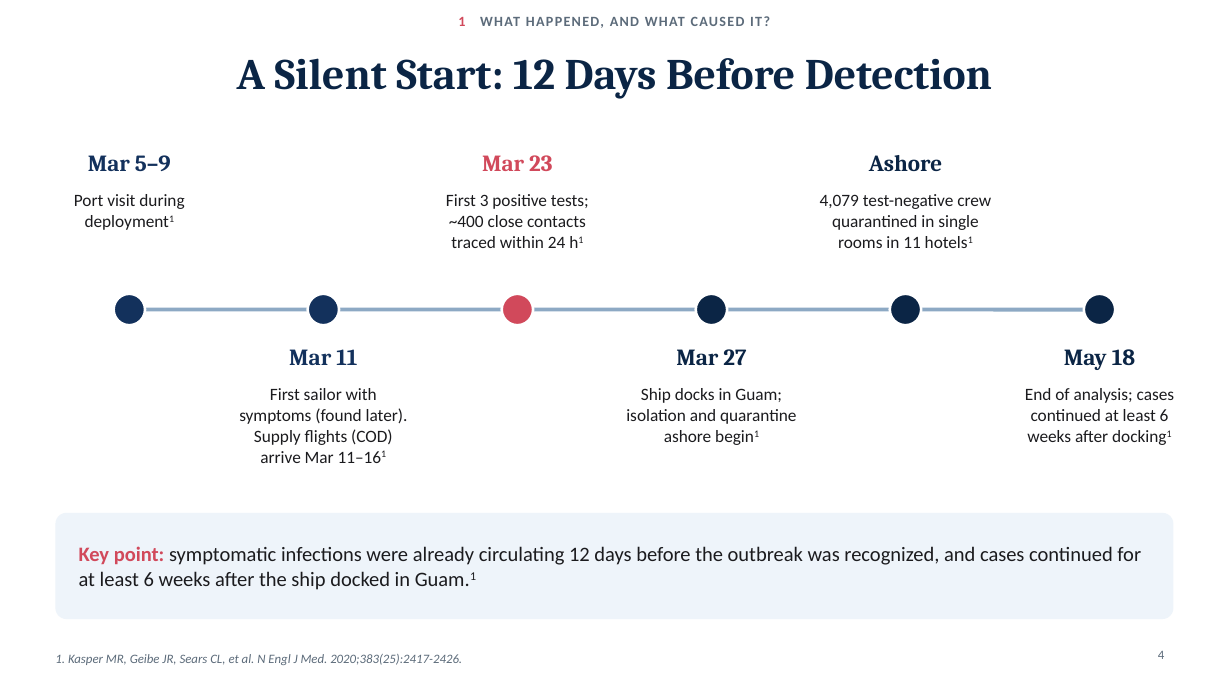
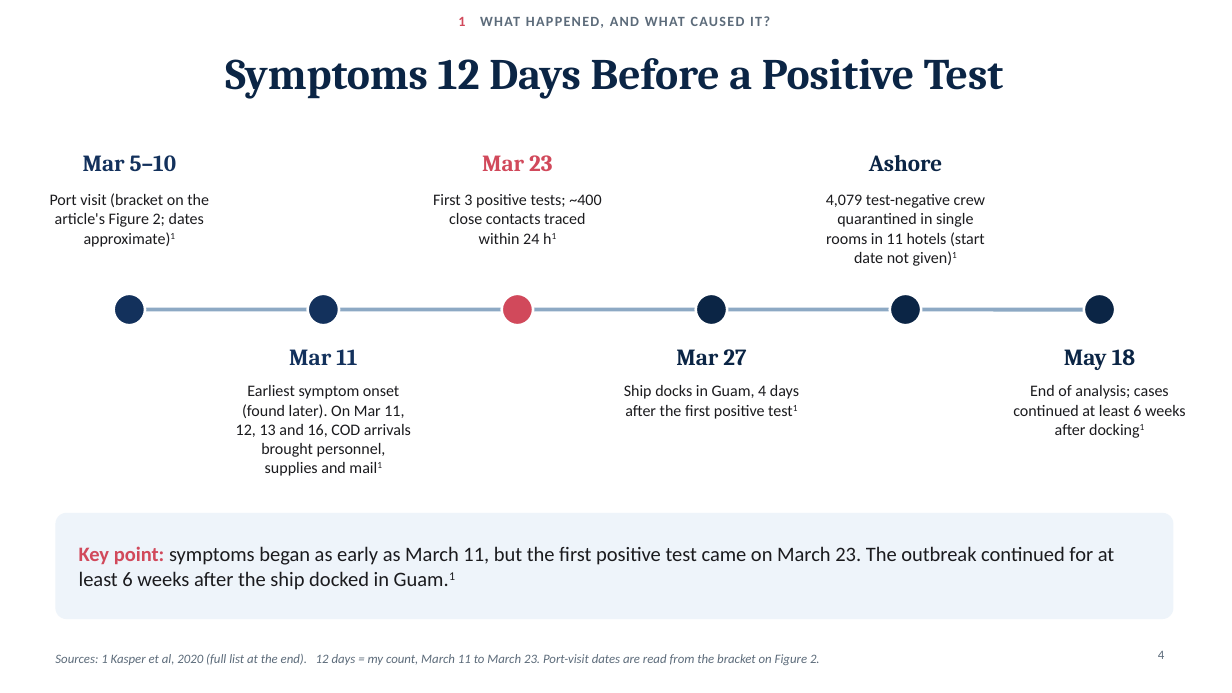
Before and after one commit to adebowa96/Research, a slide deck: slide 4 of Outbreak_of_the_Day/Covid19_Aircraft_Carrier_Outbreak.pptx. Drawn at 1232x693 pixels with LibreOffice and Linux fonts; fonts in the diff are those of the drawing. Boxes give left, top, right and bottom in pixels: in the first picture for what was removed or moved away, otherwise in the second. Text is boxed around its words. In the diff, an @@ line names an element or a change of style, - is before the commit and + after.

```diff
--- a/Outbreak_of_the_Day/Covid19_Aircraft_Carrier_Outbreak.pptx
+++ b/Outbreak_of_the_Day/Covid19_Aircraft_Carrier_Outbreak.pptx
@@ title at bbox=[225, 58, 1003, 99]: text changed @@
-A Silent Start: 12 Days Before Detection
+Symptoms 12 Days Before a Positive Test
@@ text at bbox=[83, 155, 176, 171]: text changed @@
-Mar 5–9
+Mar 5–10
@@ text at bbox=[50, 193, 209, 247]: text changed; size 13.5 to 12.5 pt @@
-Port visit during deployment1
+Port visit (bracket on the article's Figure 2; dates approximate)1
@@ text "First 3 positive tests; ~400 ..." at bbox=[433, 194, 601, 244]: size 13.5 to 12.5 pt @@
@@ text at bbox=[826, 194, 986, 266]: text changed; size 13.5 to 12.5 pt @@
-4,079 test-negative crew quarantined in single rooms in 11 hotels1
+4,079 test-negative crew quarantined in single rooms in 11 hotels (start date not given)1
@@ text at bbox=[236, 385, 411, 476]: text changed; size 13.5 to 12.5 pt @@
-First sailor with symptoms (found later). Supply flights (COD) arrive Mar 11–161
+Earliest symptom onset (found later). On Mar 11, 12, 13 and 16, COD arrivals brought personnel, supplies and mail1
@@ text at bbox=[624, 385, 799, 419]: text changed; size 13.5 to 12.5 pt @@
-Ship docks in Guam; isolation and quarantine ashore begin1
+Ship docks in Guam, 4 days after the first positive test1
@@ text "End of analysis; cases continued ..." at bbox=[1013, 385, 1186, 435]: size 13.5 to 12.5 pt @@
@@ text at bbox=[79, 546, 1114, 590]: text changed @@
-Key point: symptomatic infections were already circulating 12 days before the outbreak was recognized, and cases continued for at least 6 weeks after the ship docked in Guam.1
+Key point: symptoms began as early as March 11, but the first positive test came on March 23. The outbreak continued for at least 6 weeks after the ship docked in Guam.1
@@ text at bbox=[55, 654, 820, 665]: text changed @@
-1. Kasper MR, Geibe JR, Sears CL, et al. N Engl J Med. 2020;383(25):2417-2426.
+Sources: 1 Kasper et al, 2020 (full list at the end). 12 days = my count, March 11 to March 23. Port-visit dates are read from the bracket on Figure 2.
```
Also in this commit, not shown: 18 other slides changed, 3 slides added, 1 slide removed.
